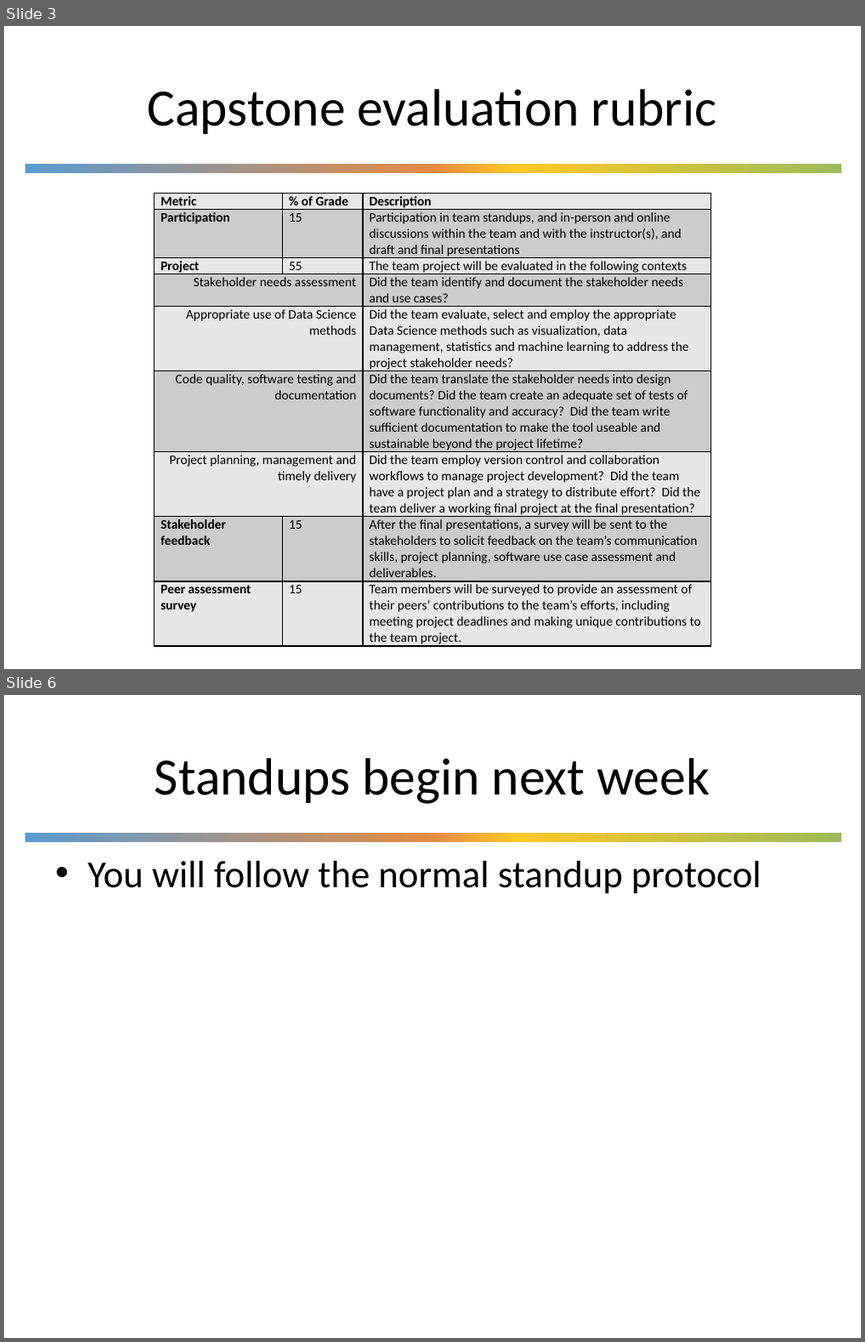
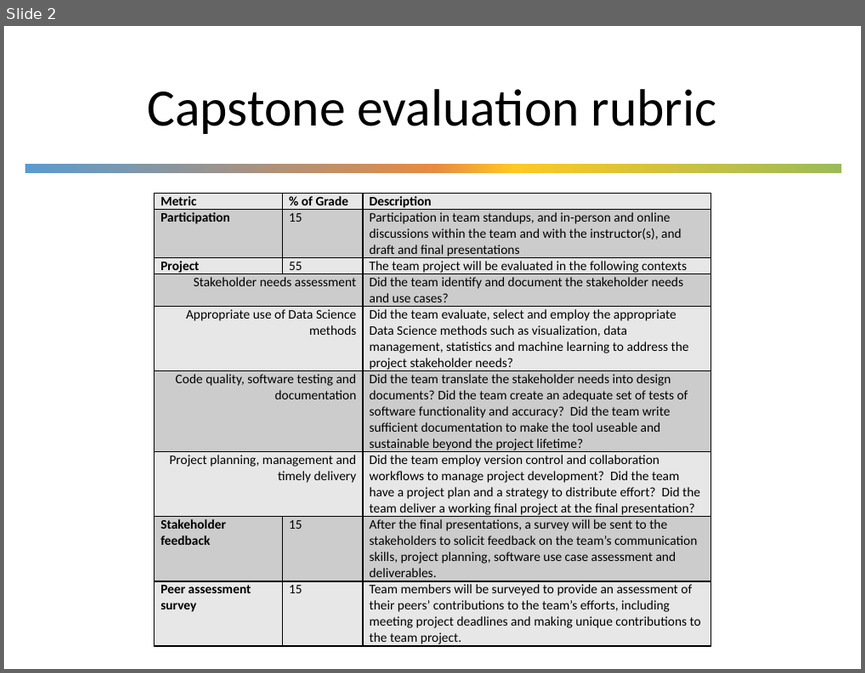
Before and after one commit to UWDIRECT/UWDIRECT.github.io, a slide deck: Capstone547_Overview.pptx. Shown one above the other, each under a label of ours: slides 3 and 6 before the commit, slide 2 after it; the slides between them are not shown. The pictures are 865x1342 and 865x673 pixels, drawn with LibreOffice and Linux fonts; fonts in the diff are those of the drawing; background and template pictures are left out. Boxes give left, top, right and bottom in pixels: in the first picture for what was removed or moved away, otherwise in the second. Text is boxed around its words. In the diff, an @@ line names an element or a change of style, - is before the commit and + after.

```diff
--- a/Capstone547_Overview.pptx
+++ b/Capstone547_Overview.pptx
@@ slide 6 removed at (4, 695, 861, 1338), background #FFFFFF; not listed: 1 template element that a slide beside it also shows @@
@@ title removed at (154, 758, 710, 804) @@
-Standups begin next week
@@ text removed at (87, 861, 761, 894) @@
-• You will follow the normal standup protocol
@@ what was slide 3 is now slide 2 @@
```
Also in this commit, not shown: 4 slides changed, 1 slide added, 5 other slides removed.
